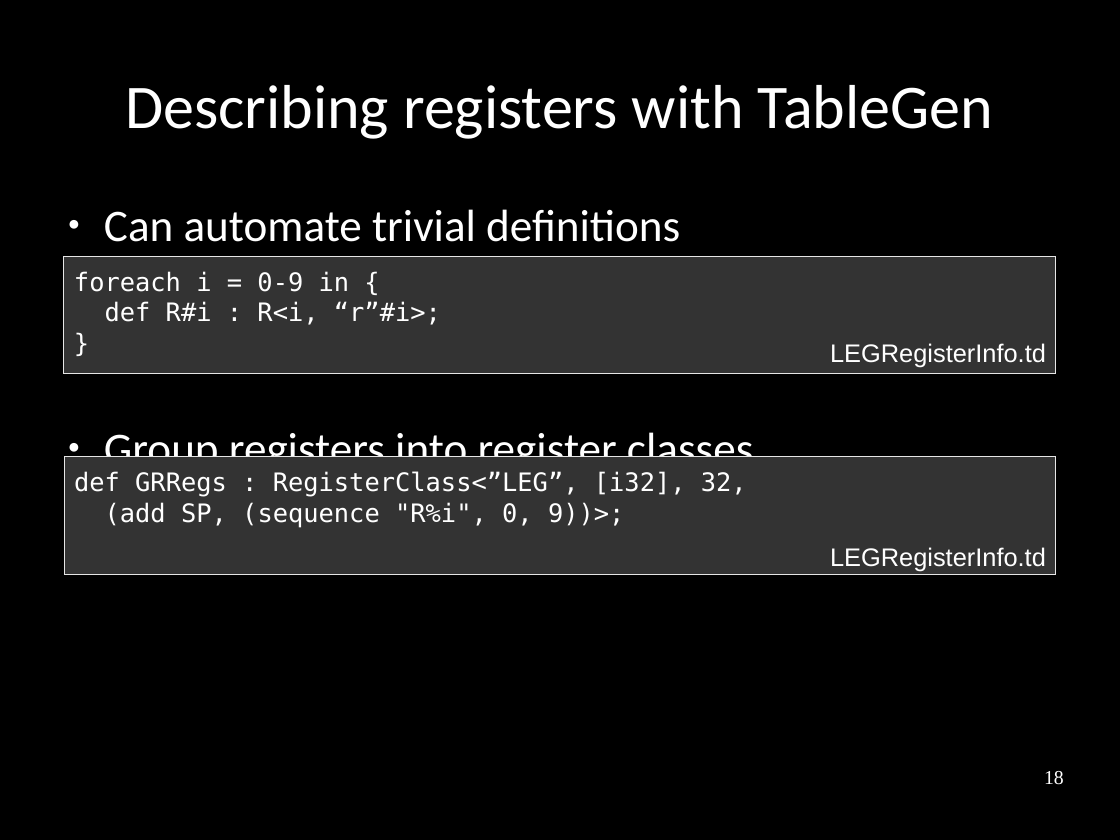
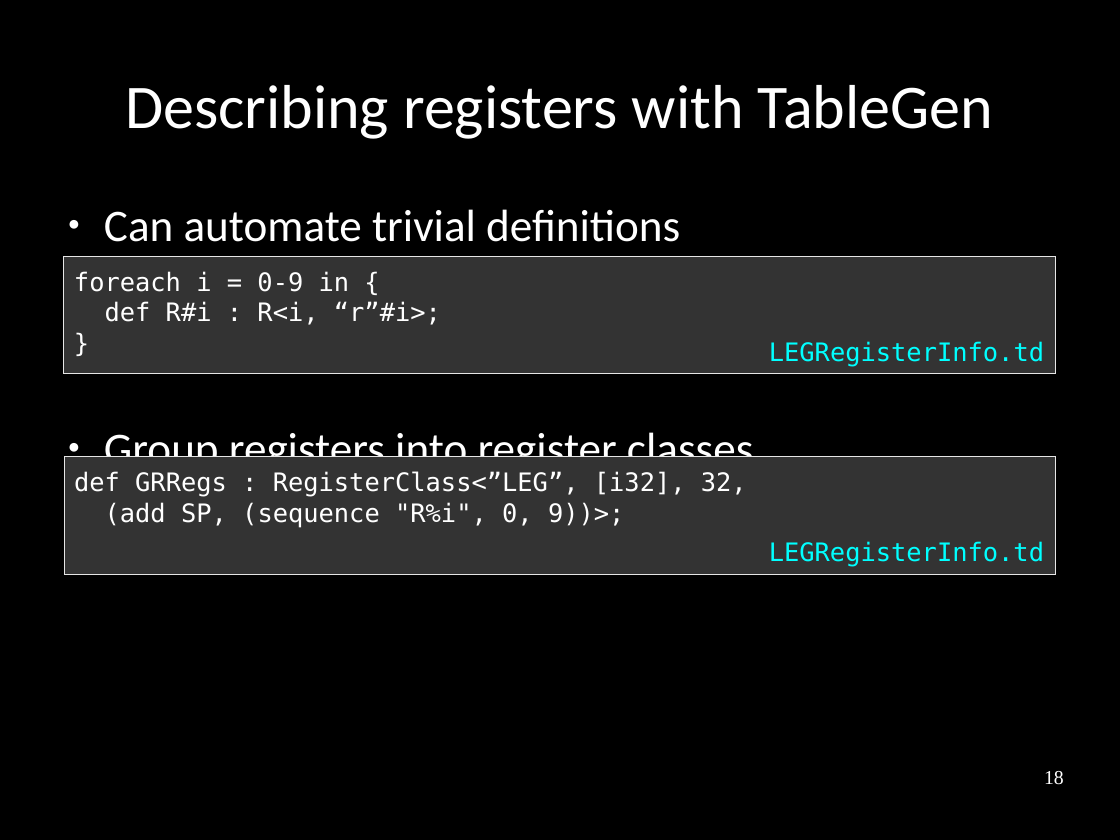
Before and after one commit to frasercrmck/llvm-leg, a slide deck: slide 18 of docs/Codeplay/Slides.odp. Drawn at 1120x840 pixels with LibreOffice and Linux fonts; fonts in the diff are those of the drawing. Boxes give left, top, right and bottom in pixels: in the first picture for what was removed or moved away, otherwise in the second. Text is boxed around its words. In the diff, an @@ line names an element or a change of style, - is before the commit and + after.

Commit message:
Fixing code text box / file name layout.

```diff
--- a/docs/Codeplay/Slides.odp
+++ b/docs/Codeplay/Slides.odp
@@ text "LEGRegisterInfo.td" at (769, 341, 1044, 367): font Arial to DejaVu Sans Mono, text colour #FFFFFF to #00FFFF @@
@@ text "LEGRegisterInfo.td" at (769, 541, 1044, 567): font Arial to DejaVu Sans Mono, text colour #FFFFFF to #00FFFF @@
```
Also in this commit, not shown: 16 other slides changed.
